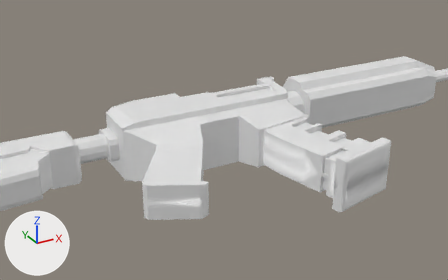
An edit to the FBX model Assets/Model/DoubleHandRifle.fbx, drawn before and after from the same camera.
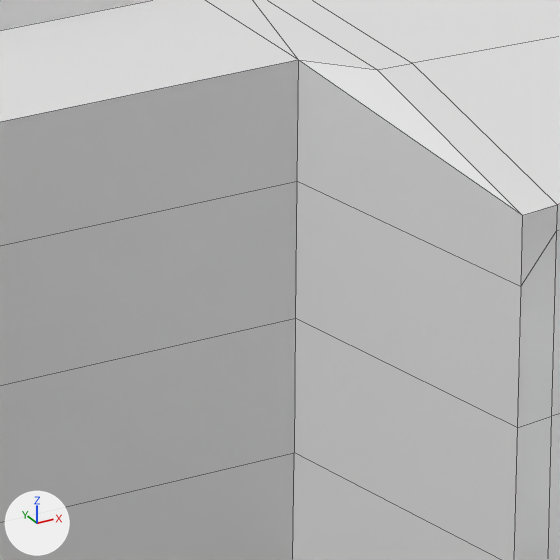
Old and new are each drawn from a 50 mm lens placed at (-0.367, -0.587, 0.299), pointed at (-0.034, 0.018, -0.003) and again close up on the part from 47% to 59% of the width and 40% to 57% of the height. Arrows for +X, +Y and +Z are at lower left; the lights stay in place. The close-ups show mesh edges as thin lines. Where no turn or scale is listed for an object, it has been applied to the vertices.

The older version as bpy lines, for what is in view:
```python
me_cube_001 = bpy.data.meshes.new('Cube.001')
me_cube_001.from_pydata(...)  # 1087 vertices, 1011 faces; spans x -0.434..0.434, y -0.111..0.131, z -0.037..0.037
me_cube_001.materials.append(mat_material)  # white #e7e7e7
ob_body = bpy.data.objects.new('Body', me_cube_001)
ob_body.location = (0.0, 0.0, 0.0)
```
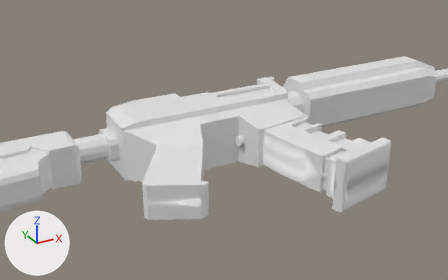
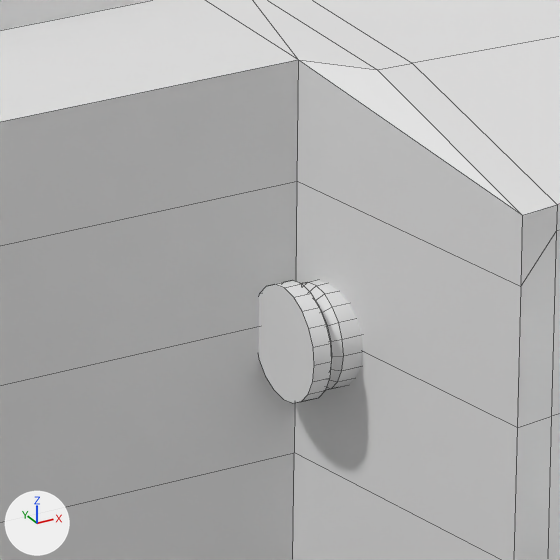
Location of each change, [x1, y1, x2, y2] in pixels of the close-ups (560 x 560 px):
```json
{"object": "5.56mm Nato", "change": "added", "after": [259, 280, 363, 403]}
```

The change, as JSON lines over the scene's bpy script:
```json
{"op": "add", "block": "me_cylinder_001", "code": ["me_cylinder_001 = bpy.data.meshes.new('Cylinder.001')", "me_cylinder_001.from_pydata(...)  # 220 vertices, 202 faces; spans x -0.025..0.031, y -0.0065..0.0065, z -0.0065..0.0065"]}
{"op": "add", "block": "ob_5_56mm_nato", "code": ["ob_5_56mm_nato = bpy.data.objects.new('5.56mm Nato', me_cylinder_001)", "ob_5_56mm_nato.location = (-0.0007, 0.0, 0.0)"]}
```
